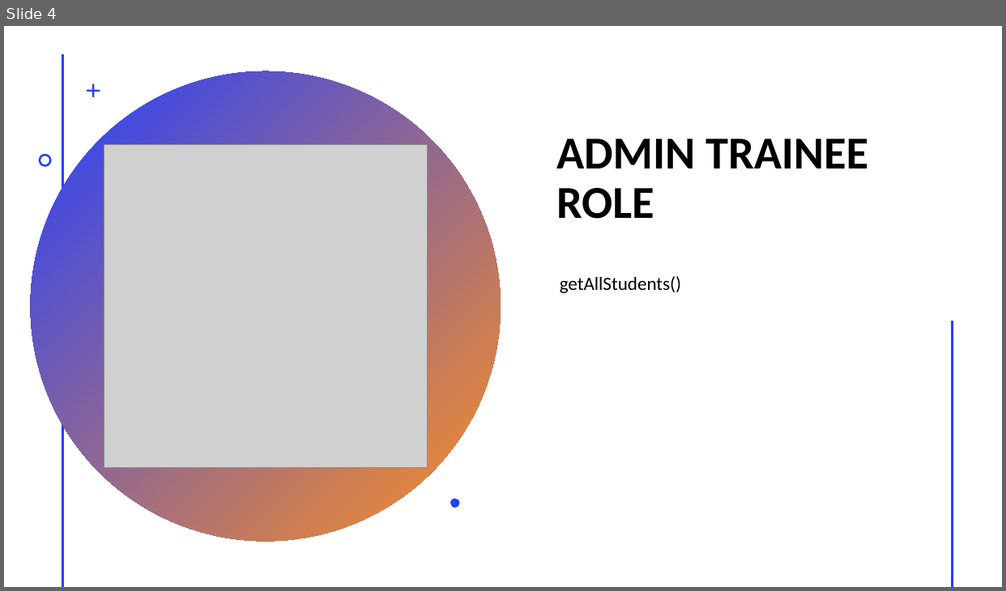
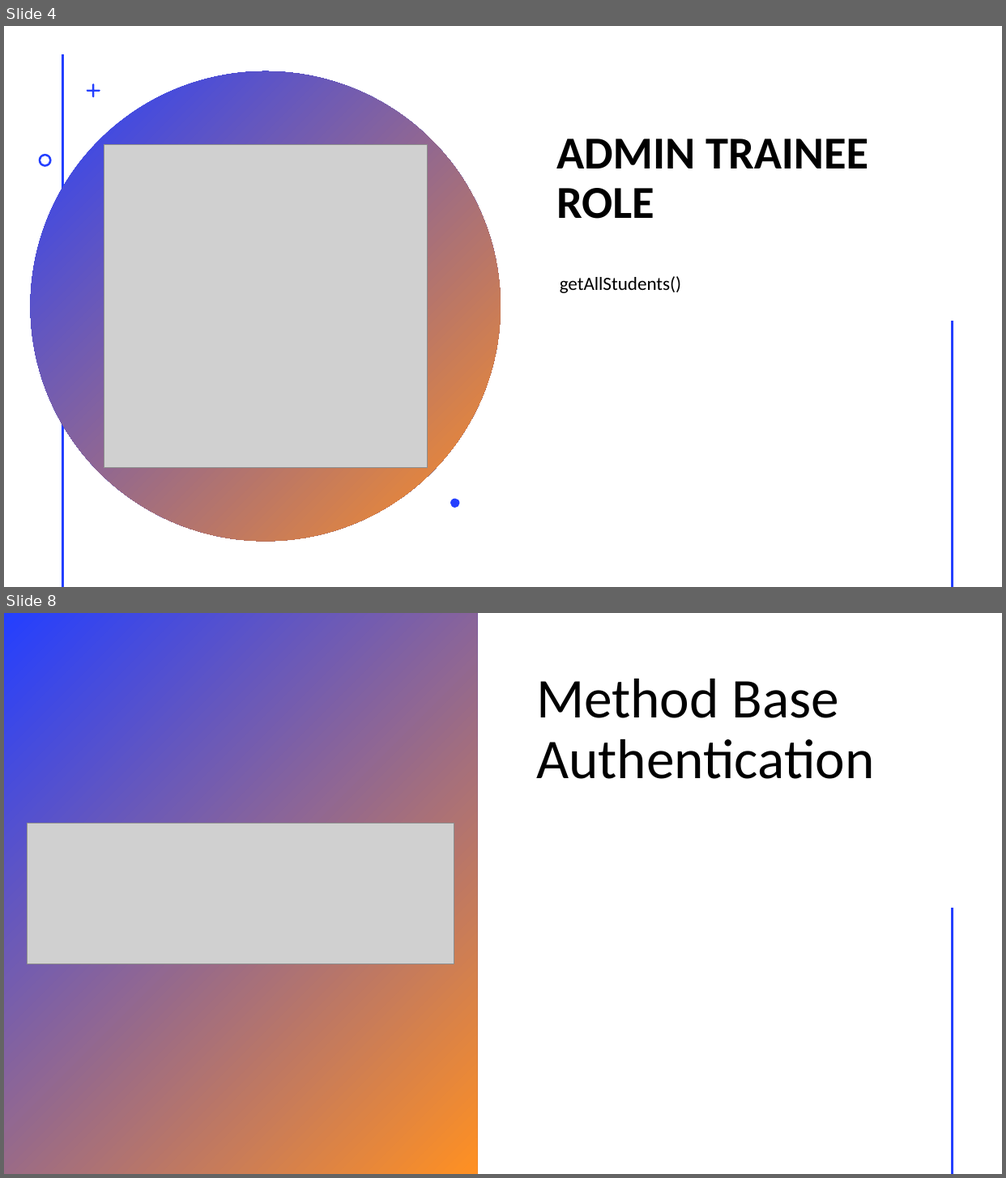
Before and after one commit to Vincent-hide/SpringBootSecurity, a slide deck: Spring boot.pptx. Shown one above the other, each under a label of ours: slide 4 before the commit, slides 4 and 8 after it; the slides between them are not shown. The pictures are 1006x591 and 1006x1178 pixels, drawn with LibreOffice and Linux fonts; fonts in the diff are those of the drawing; grey boxes stand for pictures. Boxes give left, top, right and bottom in pixels: in the first picture for what was removed or moved away, otherwise in the second. Text is boxed around its words. In the diff, an @@ line names an element or a change of style, - is before the commit and + after.

Commit message:
METHOD_BASE_AUTHENTICATION: switched to method base authentication by using annotation

```diff
--- a/Spring boot.pptx
+++ b/Spring boot.pptx
@@ slide 8 added at [4,613,1002,1174], background #FFFFFF; not listed: 1 template element that a slide beside it also shows @@
@@ rectangle added at [4,613,477,1174], fill gradient #243FFF to #FF9022 @@
@@ title added at [536,679,875,779], 54 pt, text #000000 @@
+Method Base Authentication
@@ picture added at [27,824,454,964] @@
@@ line added from (953, 909) to (953, 1174), #FF9022 2 pt @@
```
Also in this commit, not shown: 3 other slides added, 2 other files.
